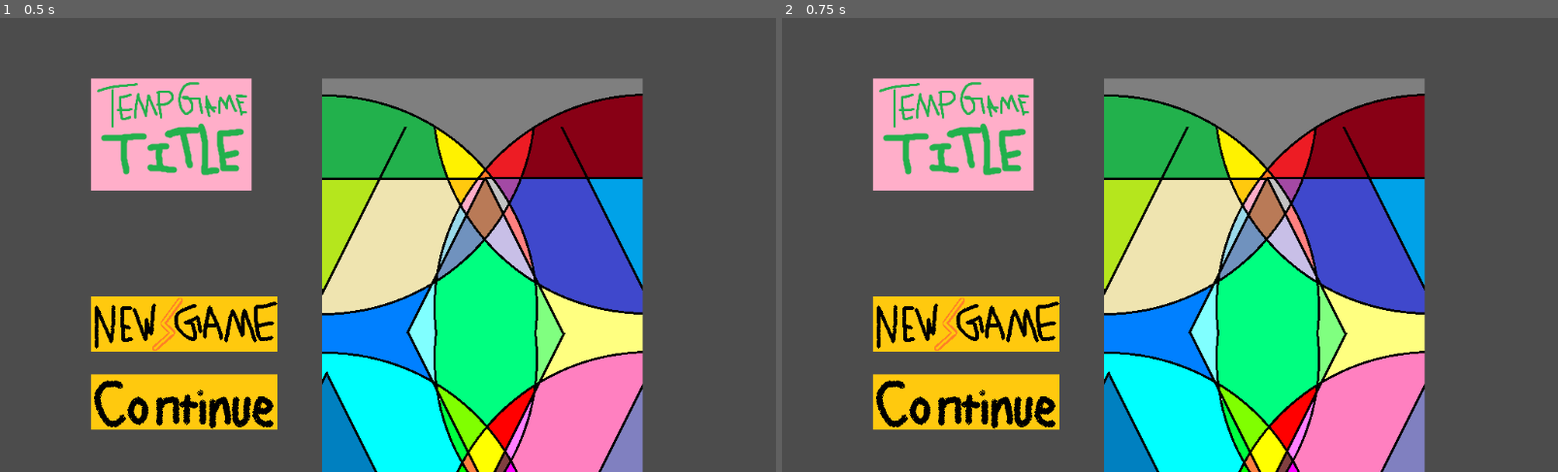
Above: before the commit, frames 1-2 (left to right).
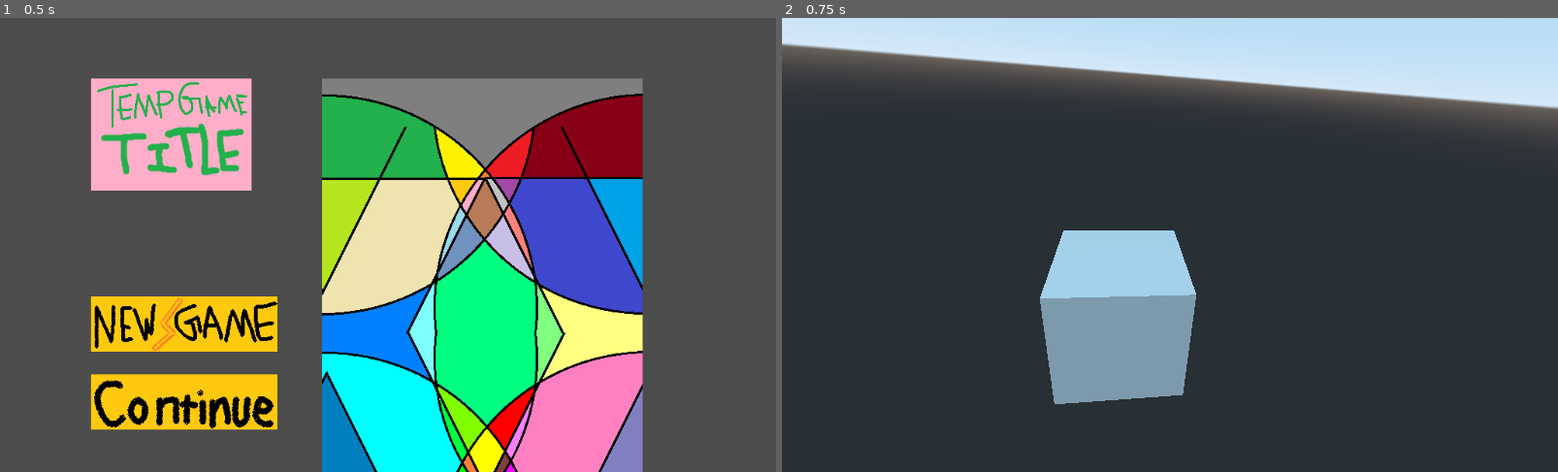
Above: after the commit, the same moments.

Repository: Melaisi/PaintGame
Game: Godot game, scene res://Scenes/Title/MainMenu.tscn
Two runs of this game, one before a commit and one after it. Both use one fixed random seed, a clock stepped at 60 frames per second and the inputs below.
Inputs (mouse positions are in pixels of both pictures, inside the frame that each line leads up to):
- Up to frame 1 (0.5 s): no input
- Up to frame 2 (0.75 s): tap Enter at 0.5 s; move the mouse to (968, 322) at 0.52 s; click (968, 322) at 0.67 s

Frame 1 is identical in both runs. In frame 2, 96% of the frame differs, in the area x 0-100%, y 0-100%.

Commit message:
on click new game leads to mainLevel scene

Diff:
--- /dev/null
+++ b/Scenes/Main/MainLevel.tscn
@@ -0,0 +1,12 @@
+[gd_scene load_steps=2 format=2]
+
+[sub_resource type="CubeMesh" id=1]
+
+[node name="Spatial" type="Spatial"]
+
+[node name="CSGMesh" type="CSGMesh" parent="."]
+transform = Transform( 1, 0, 0, 0, 1, 0, 0, 0, 1, 0.110037, 0.125854, -0.104424 )
+mesh = SubResource( 1 )
+
+[node name="Camera" type="Camera" parent="."]
+transform = Transform( 0.137868, -0.466294, 0.873821, 0.0726711, 0.88463, 0.460596, -0.987781, 0, 0.155848, 4.54668, 3.69158, -0.0772328 )
--- a/Scenes/Title/NewGame.gd
+++ b/Scenes/Title/NewGame.gd
@@ -18,4 +18,4 @@
 
 func _on_NewGame_gui_input(event):
 	if event is InputEventMouseButton and event.button_index == BUTTON_LEFT and event.pressed:
-		print("Open New Game")
+		get_tree().change_scene("res://Scenes/Main/MainLevel.tscn")
